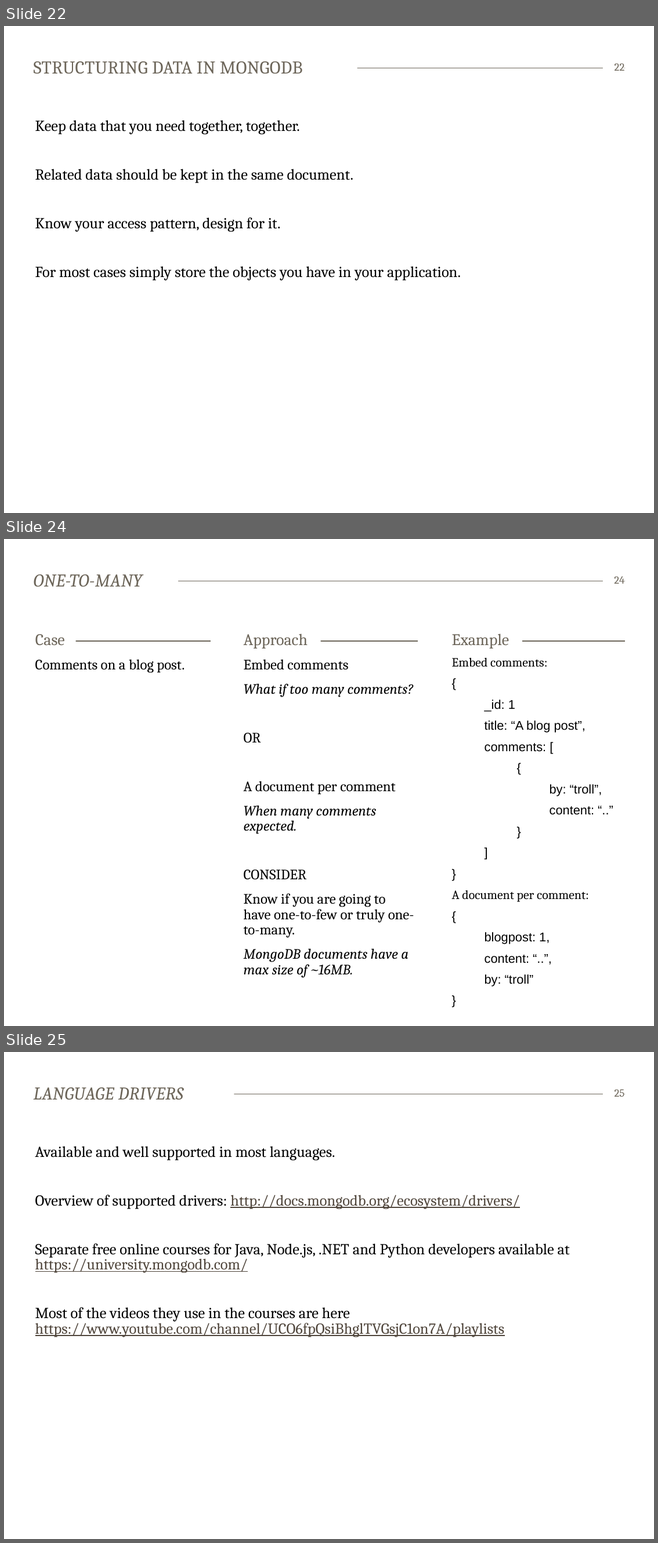
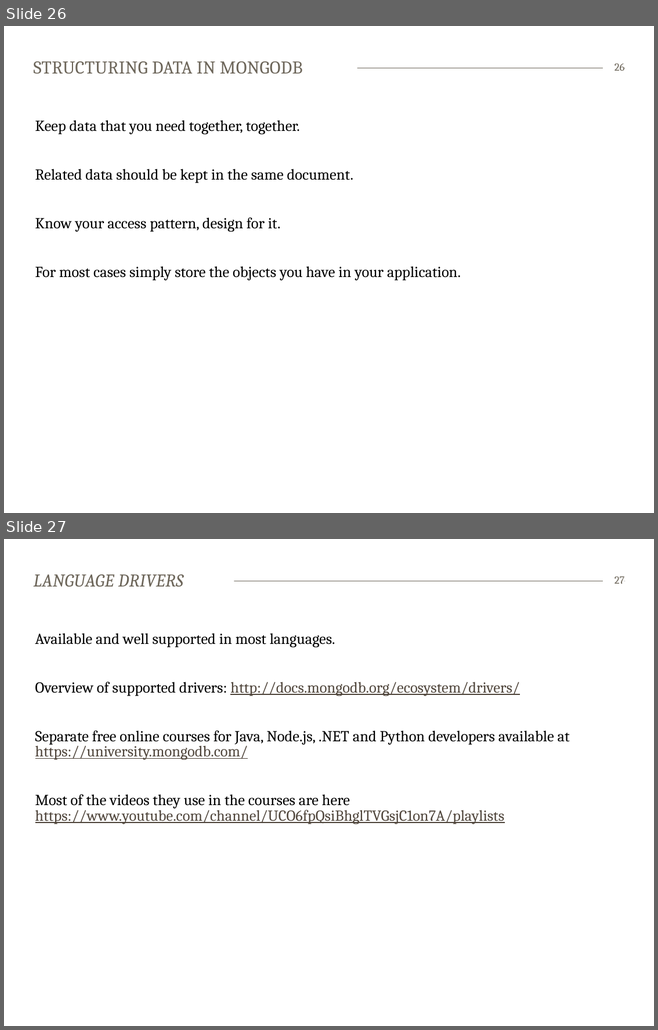
Before and after one commit to bekkopen/databasekurs, a slide deck: mongodb/mongodb-slides.pptx. Shown one above the other, each under a label of ours: slides 22, 24 and 25 before the commit, slides 26 and 27 after it; the slides between them are not shown. The pictures are 658x1543 and 658x1030 pixels, drawn with LibreOffice and Linux fonts; fonts in the diff are those of the drawing. Boxes give left, top, right and bottom in pixels: in the first picture for what was removed or moved away, otherwise in the second. Text is boxed around its words. In the diff, an @@ line names an element or a change of style, - is before the commit and + after.

Commit message:
updated mongodb slides on structuring your data

```diff
--- a/mongodb/mongodb-slides.pptx
+++ b/mongodb/mongodb-slides.pptx
@@ slide 24 removed at <box>4,539,654,1026</box>, background #FFFFFF; not listed: 1 template element that a slide beside it also shows @@
@@ title removed at <box>34,574,143,587</box> @@
-ONE-TO-MANY
@@ page number removed at <box>614,576,624,584</box> @@
-24
@@ text removed at <box>35,634,65,645</box> @@
-Case
@@ line removed from (36, 641) to (210, 641) @@
@@ line removed from (243, 641) to (417, 641) @@
@@ text removed at <box>244,634,307,649</box> @@
-Approach
@@ line removed from (451, 641) to (625, 641) @@
@@ text removed at <box>452,634,509,649</box> @@
-Example
@@ text removed at <box>35,659,184,672</box> @@
-Comments on a blog post.
@@ text removed at <box>244,659,414,977</box> @@
-Embed comments
-What if too many comments?
-OR
-A document per comment
-When many comments expected.
-CONSIDER
-Know if you are going to have one-to-few or truly one-to-many.
-MongoDB documents have a max size of ~16MB.
@@ text removed at <box>452,658,602,987</box> @@
-Embed comments:
-{
-_id: 1
-title: “A blog post”,
-comments: [
-{
-by: “troll”,
-content: “..”
-}
-]
-}
-A document per comment:
-{
-blogpost: 1,
-content: “..”,
-by: “troll”
-}
@@ what was slide 22 is now slide 26 @@
@@ page number at <box>614,63,625,71</box>: text changed @@
-22
+26
@@ what was slide 25 is now slide 27 @@
@@ page number at <box>614,576,625,584</box>: text changed @@
-25
+27
```
Also in this commit, not shown: 4 slides changed, 6 slides added, 3 other slides removed.
